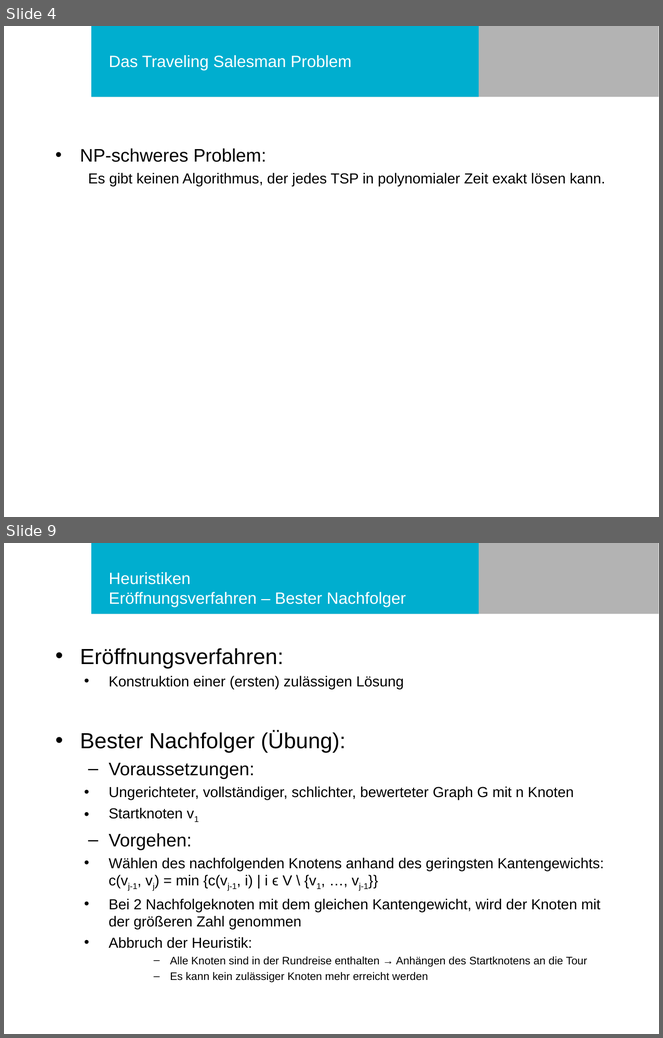
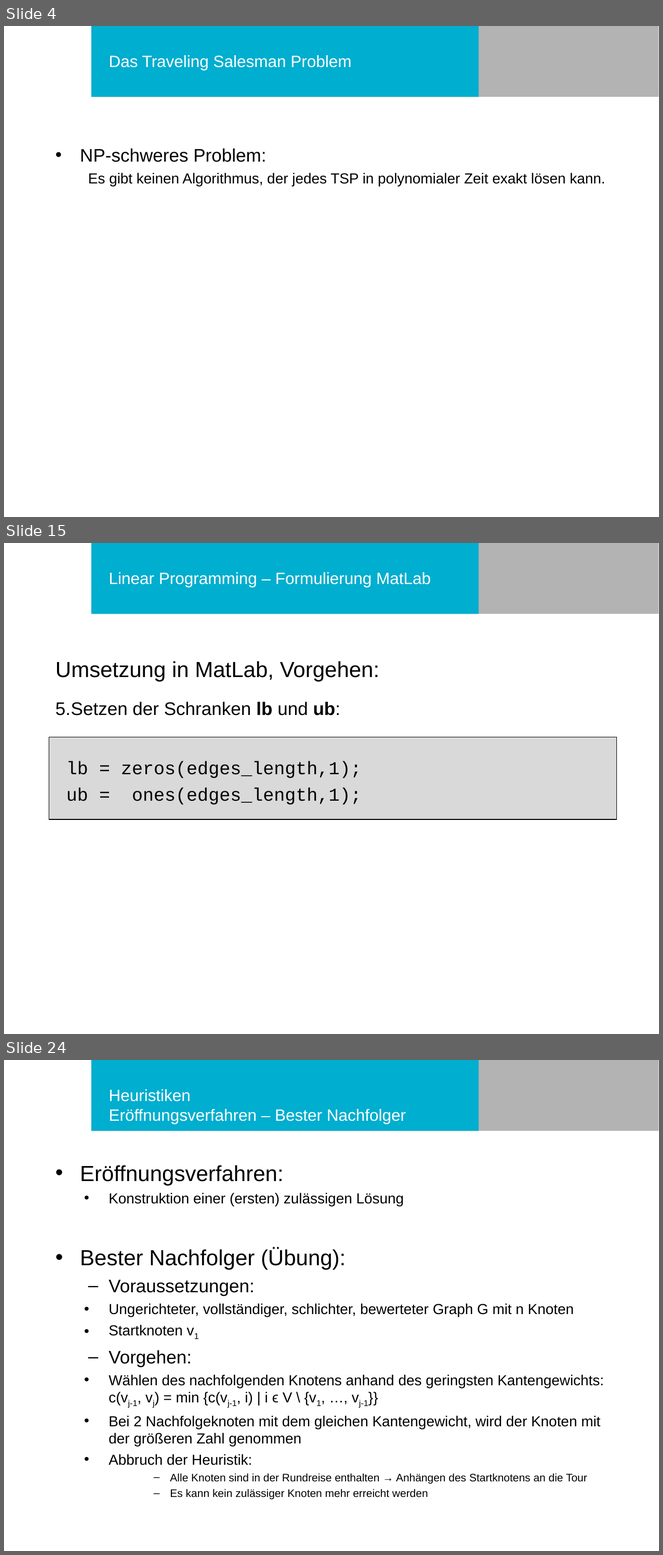
Before and after one commit to philurlaub/matlab2016, a slide deck: Präsentation.ppt. Shown one above the other, each under a label of ours: slides 4 and 9 before the commit, slides 4, 15 and 24 after it; the slides between them are not shown. The pictures are 663x1038 and 663x1555 pixels, drawn with LibreOffice and Linux fonts; fonts in the diff are those of the drawing; background and template pictures are left out. Boxes give left, top, right and bottom in pixels: in the first picture for what was removed or moved away, otherwise in the second. Text is boxed around its words. In the diff, an @@ line names an element or a change of style, - is before the commit and + after.

```diff
--- a/Präsentation.ppt
+++ b/Präsentation.ppt
@@ slide 15 added at <box>4,543,659,1034</box>, background #FFFFFF; not listed: 2 template elements that a slide beside it also shows @@
@@ title added at <box>109,572,431,587</box>, 18 pt, text #FFFFFF @@
+Linear Programming – Formulierung MatLab
@@ text added at <box>55,661,379,805</box>, 20 pt, text #000000 @@
+Umsetzung in MatLab, Vorgehen:
+5. Setzen der Schranken lb und ub:
+lb = zeros(edges_length,1);
+ub = ones(edges_length,1);
@@ rectangle added at <box>49,737,617,820</box>, fill #D9D9D9, outline #000000 0.74 pt @@
@@ what was slide 9 is now slide 24 @@
```
Also in this commit, not shown: 6 slides changed, 16 other slides added, 2 slides removed.
